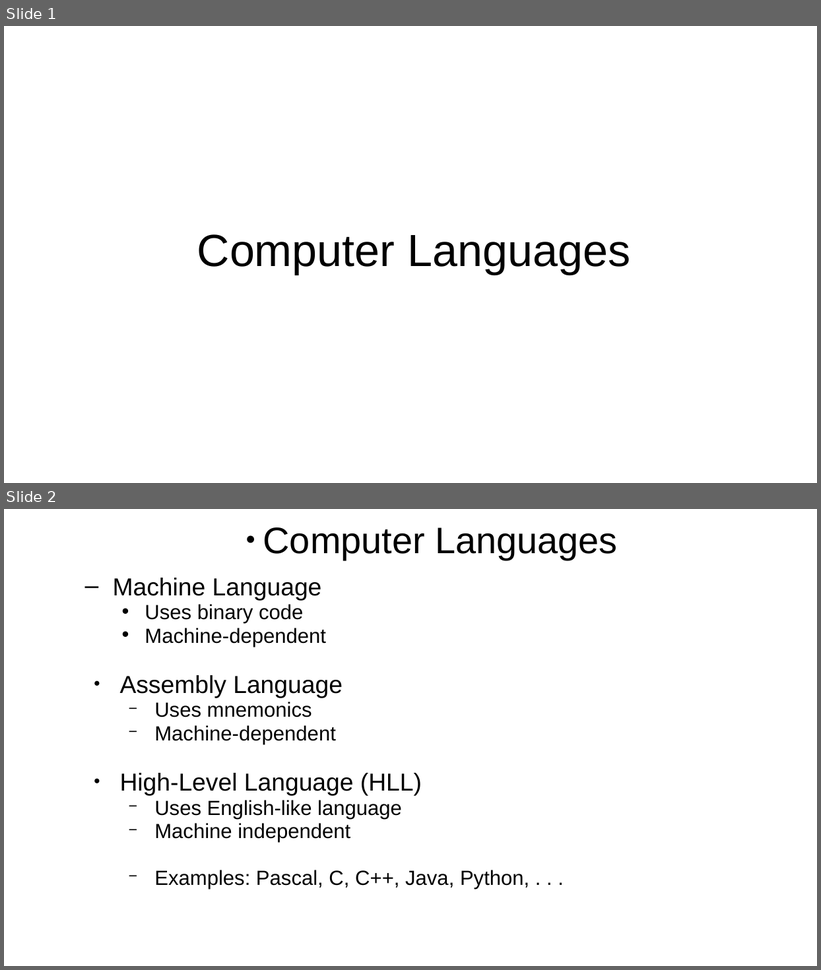
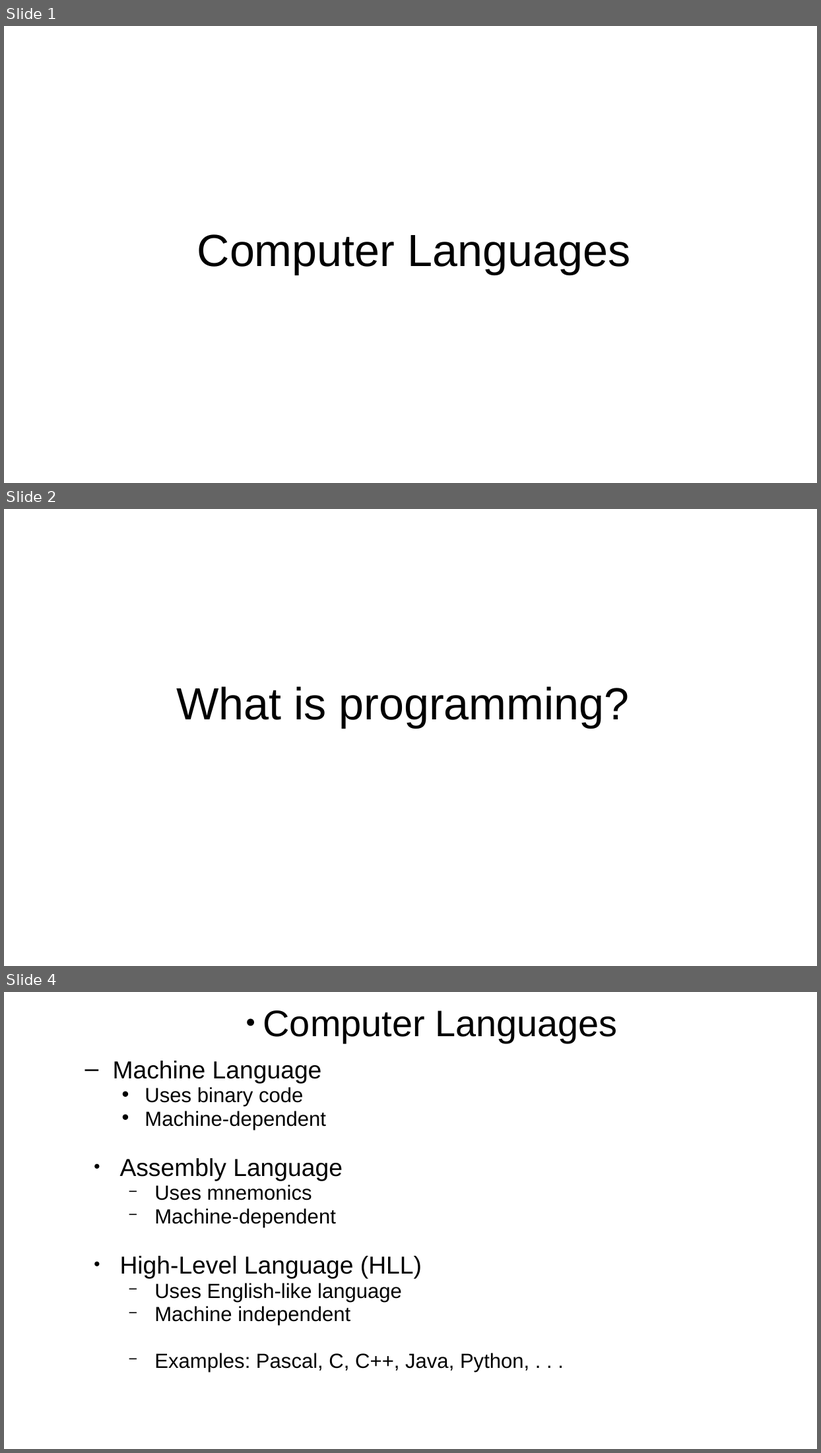
Before and after one commit to UsmanTahirKiani/visualizations, a slide deck: BDA.pptx. Shown one above the other, each under a label of ours: slides 1 and 2 before the commit, slides 1, 2 and 4 after it; the slides between them are not shown. The pictures are 821x970 and 821x1453 pixels, drawn with LibreOffice and Linux fonts; fonts in the diff are those of the drawing; background and template pictures are left out. Boxes give left, top, right and bottom in pixels: in the first picture for what was removed or moved away, otherwise in the second. Text is boxed around its words. In the diff, an @@ line names an element or a change of style, - is before the commit and + after.

```diff
--- a/BDA.pptx
+++ b/BDA.pptx
@@ slide 2 added at [4, 509, 817, 966], background picture (left out) @@
@@ title added at [176, 687, 629, 728], 44 pt, text #000000 @@
+What is programming?
@@ what was slide 2 is now slide 4 @@
```
Also in this commit, not shown: 3 slides changed, 1 other slide added.
